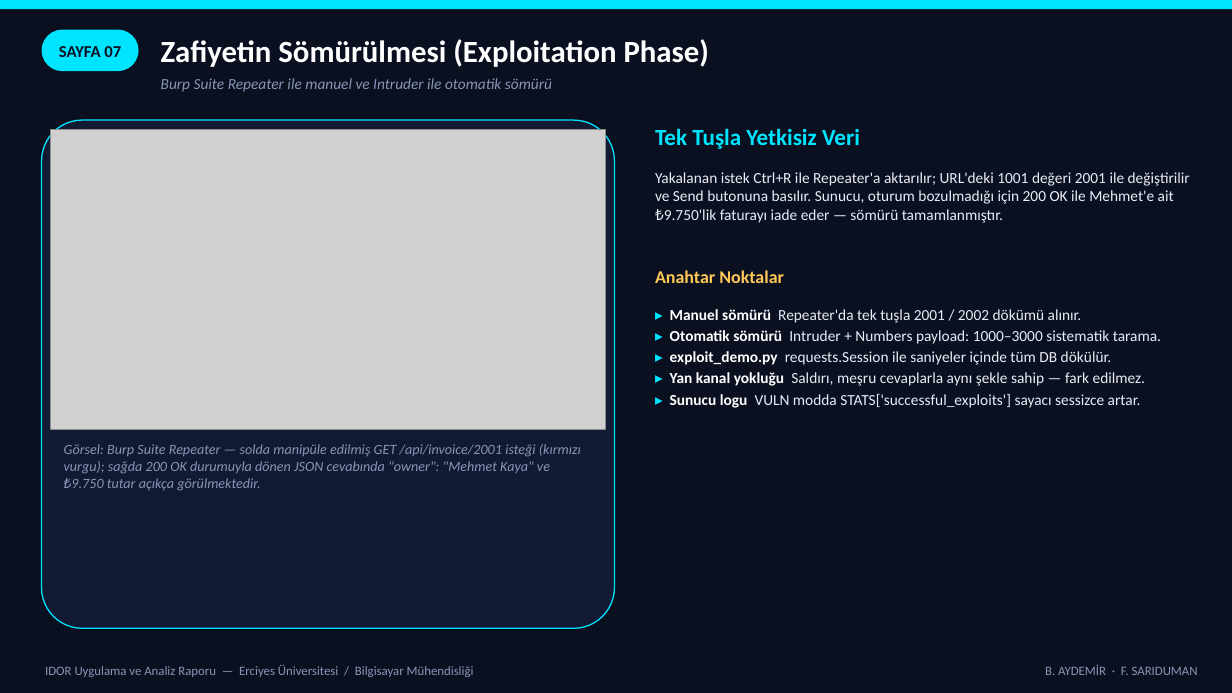
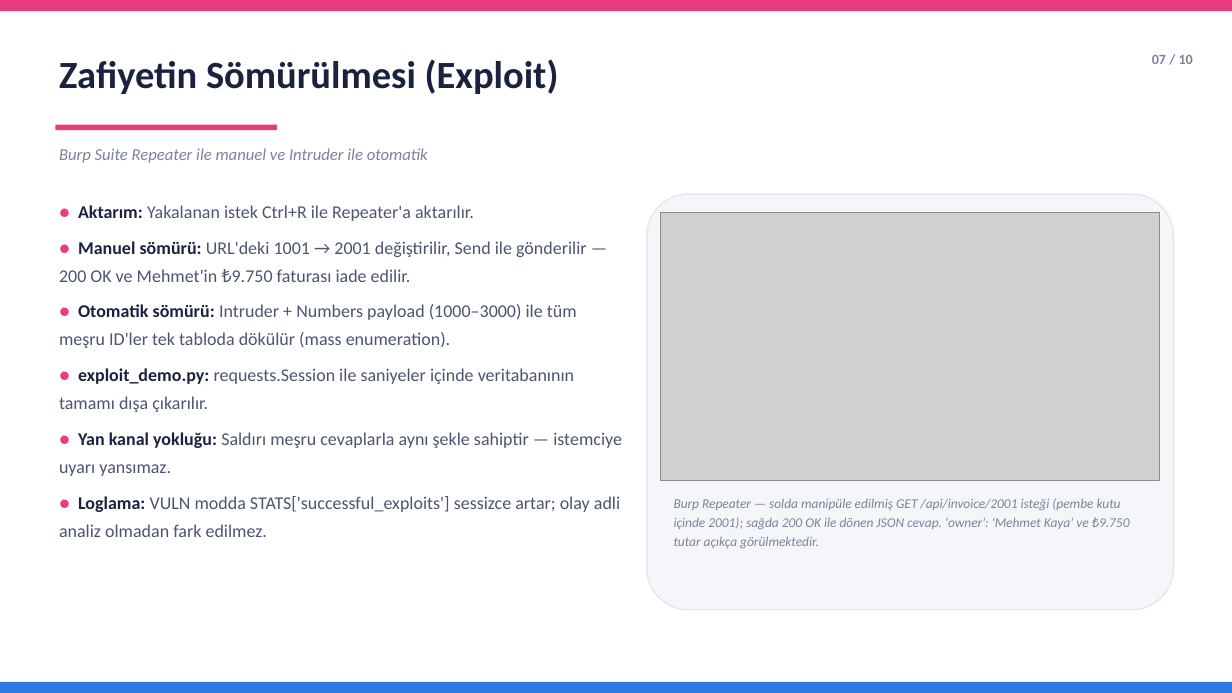
Before and after one commit to aydemirbrkay/IDOR, a slide deck: slide 8 of IDOR_Sunum.pptx. Drawn at 1232x693 pixels with LibreOffice and Linux fonts; fonts in the diff are those of the drawing; grey boxes stand for pictures. Boxes give left, top, right and bottom in pixels: in the first picture for what was removed or moved away, otherwise in the second. Text is boxed around its words. In the diff, an @@ line names an element or a change of style, - is before the commit and + after.

```diff
--- a/IDOR_Sunum.pptx
+++ b/IDOR_Sunum.pptx
@@ rectangle at (0,0,1232,11): fill #00E5FF to #E73C7E @@
@@ rectangle removed at (0,0,1232,693) @@
@@ rounded rectangle removed at (42,30,139,71) @@
@@ text "Zafiyetin Sömürülmesi (Exploit)" at (59,59,559,94): vertical alignment middle to top @@
@@ text at (59,59,559,94): text changed; size 24 to 30 pt; text colour #FFFFFF to #1B2240 @@
-Zafiyetin Sömürülmesi (Exploitation Phase)
+Zafiyetin Sömürülmesi (Exploit)
@@ text "07 / 10" at (1152,55,1193,64): vertical alignment middle to top @@
@@ text at (1152,55,1193,64): text changed; size 13 to 11 pt; text colour #0B1020 to #7B8499 @@
-SAYFA 07
+07 / 10
@@ rounded rectangle removed at (42,120,615,628) @@
@@ picture removed at (51,129,605,430) @@
@@ rectangle added at (55,125,277,130), fill #E73C7E @@
@@ text at (59,148,428,163): text changed; size 12 to 13 pt; text colour #8896B5 to #7B8499 @@
-Burp Suite Repeater ile manuel ve Intruder ile otomatik sömürü
+Burp Suite Repeater ile manuel ve Intruder ile otomatik
@@ text removed at (655,128,860,149) @@
-Tek Tuşla Yetkisiz Veri
@@ text removed at (655,172,1190,223) @@
-Yakalanan istek Ctrl+R ile Repeater'a aktarılır; URL'deki 1001 değeri 2001 ile değiştirilir ve Send butonuna basılır. Sunucu, oturum bozulmadığı için 200 OK ile Mehmet'e ait ₺9.750'lik faturayı iade eder — sömürü tamamlanmıştır.
@@ text added at (59,205,622,537), 14 pt, text #4A5570 @@
+● Aktarım: Yakalanan istek Ctrl+R ile Repeater'a aktarılır.
+● Manuel sömürü: URL'deki 1001 → 2001 değiştirilir, Send ile gönderilir — 200 OK ve Mehmet'in ₺9.750 faturası iade edilir.
+● Otomatik sömürü: Intruder + Numbers payload (1000–3000) ile tüm meşru ID'ler tek tabloda dökülür (mass enumeration).
+● exploit_demo.py: requests.Session ile saniyeler içinde veritabanının tamamı dışa çıkarılır.
+● Yan kanal yokluğu: Saldırı meşru cevaplarla aynı şekle sahiptir — istemciye uyarı yansımaz.
+● Loglama: VULN modda STATS['successful_exploits'] sessizce artar; olay adli analiz olmadan fark edilmez.
@@ rounded rectangle added at (647,194,1174,610), fill #F4F6FA, outline #E2E6EE 1 pt @@
@@ picture added at (661,213,1160,481) @@
@@ text removed at (655,270,784,283) @@
-Anahtar Noktalar
@@ text removed at (670,309,1161,408) @@
-▸ Manuel sömürü Repeater'da tek tuşla 2001 / 2002 dökümü alınır.
-▸ Otomatik sömürü Intruder + Numbers payload: 1000–3000 sistematik tarama.
-▸ exploit_demo.py requests.Session ile saniyeler içinde tüm DB dökülür.
-▸ Yan kanal yokluğu Saldırı, meşru cevaplarla aynı şekle sahip — fark edilmez.
-▸ Sunucu logu VULN modda STATS['successful_exploits'] sayacı sessizce artar.
@@ text at (674,498,1130,548): text changed; size 11 to 10.5 pt; text colour #8896B5 to #7B8499 @@
-Görsel: Burp Suite Repeater — solda manipüle edilmiş GET /api/invoice/2001 isteği (kırmızı vurgu); sağda 200 OK durumuyla dönen JSON cevabında "owner": "Mehmet Kaya" ve ₺9.750 tutar açıkça görülmektedir.
+Burp Repeater — solda manipüle edilmiş GET /api/invoice/2001 isteği (pembe kutu içinde 2001); sağda 200 OK ile dönen JSON cevap. 'owner': 'Mehmet Kaya' ve ₺9.750 tutar açıkça görülmektedir.
@@ rectangle added at (0,682,1232,693), fill #2D7AE5 @@
@@ text removed at (45,665,474,677) @@
-IDOR Uygulama ve Analiz Raporu — Erciyes Üniversitesi / Bilgisayar Mühendisliği
@@ text removed at (1045,664,1198,675) @@
-B. AYDEMİR · F. SARIDUMAN
```
Also in this commit, not shown: 11 other slides changed.
